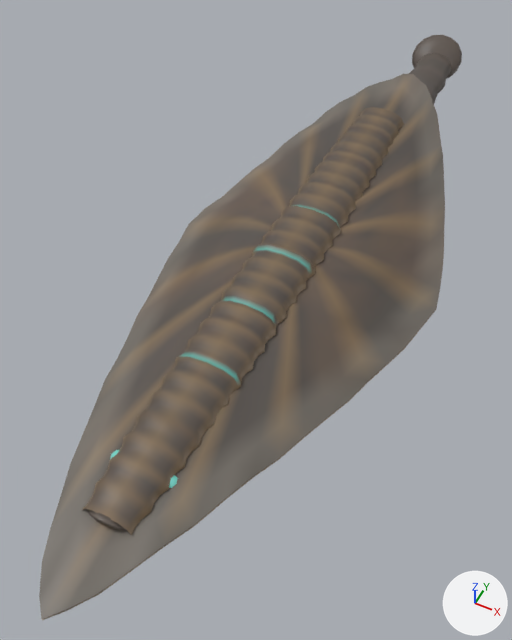
A saved change to the glTF model assets/creatures/fen_leech/fen_leech.glb.
Rendered twice from a 50 mm camera at (0.61, -1.49, 1.71) aimed at (-0.05, -0.19, 0.07). The lights are fixed; the arrows at lower right show +X, +Y and +Z. The picture after the commit comes second. Vertices at exactly the same position are counted once.

Objects in the first picture: 'fen_leech'.
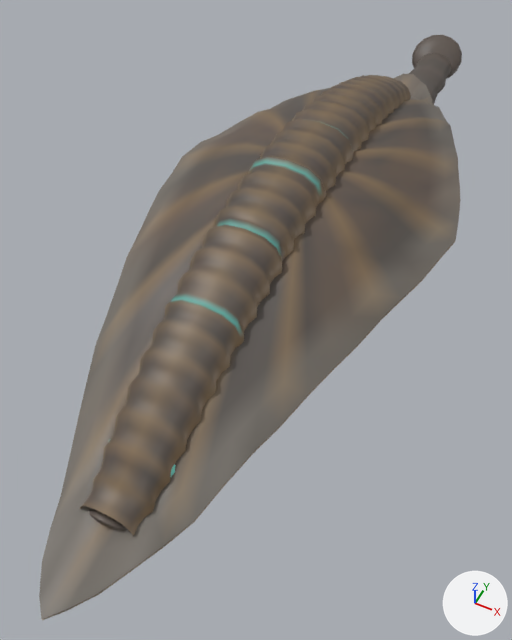
Where the change shows, as pixel boxes (x1, y1, x2, y2) in the pictures (512 x 640 px; the box of a moved part takes in the faces that stretch with it):
part 1 of me_fen_leech, moved or reshaped (mostly hidden): before (169, 475, 178, 488); after (171, 465, 176, 476)
part 2 of me_fen_leech, moved or reshaped: before (62, 83, 445, 547); after (62, 75, 461, 547)

The change, as a list of edits to the scene's bpy script:
```text
Change me_fen_leech:
    used by ob_fen_leech; location = (0.0, 0.0, 0.0)
    remove me_fen_leech.from_pydata(...)  # 2959 vertices, 5716 faces; spans x -0.44..0.44, y -1.24..1.59, z 0.07..0.32
    add me_fen_leech.from_pydata(...)  # 2959 vertices, 5716 faces; spans x -0.44..0.44, y -1.24..1.59, z 0.07..0.63
    me_fen_leech part 1: the loose piece of 34 vertices spanning x 0.05..0.09, y -0.88..-0.84, z 0.23..0.27 is turned 15.7 degrees about the x axis through its middle and scaled by 1.03, then moved by (0.0, 0.0, 0.05)
    me_fen_leech part 2: 2425 of 2959 vertices moved; they spanned x -0.44..0.44, y -1.01..0.94, z 0.1..0.32 and now span x -0.44..0.44, y -1.01..0.94, z 0.14..0.63; mean shift (0.0, 0.0, 0.22); largest move (0.0, -0.03, 0.32) -> (0.0, -0.03, 0.63)
    other edits to the shape of me_fen_leech do not show in these pictures
```
